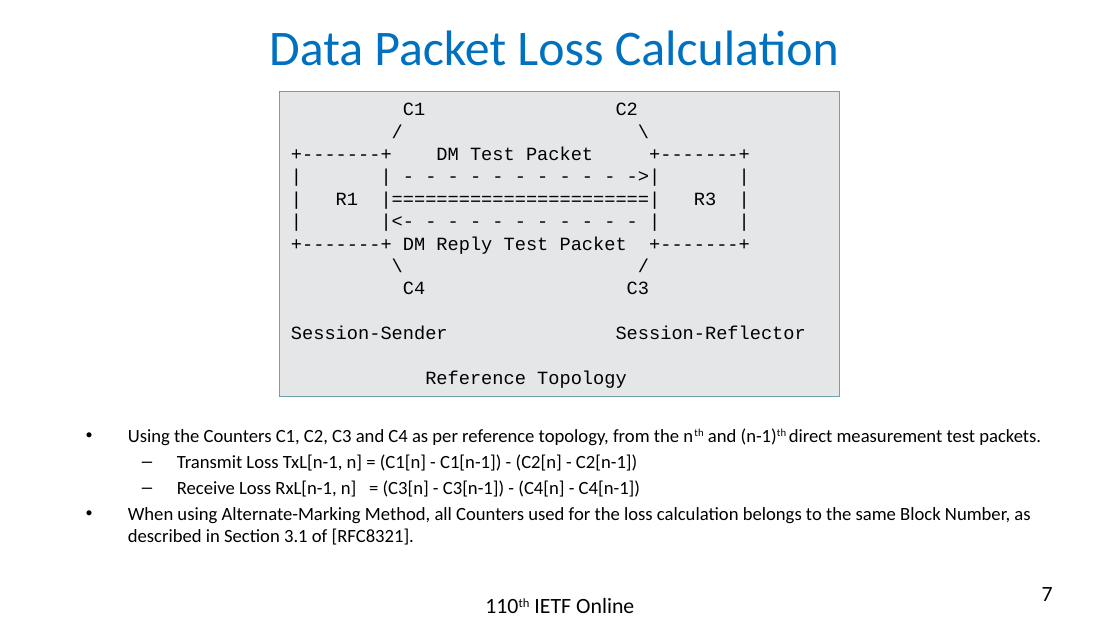
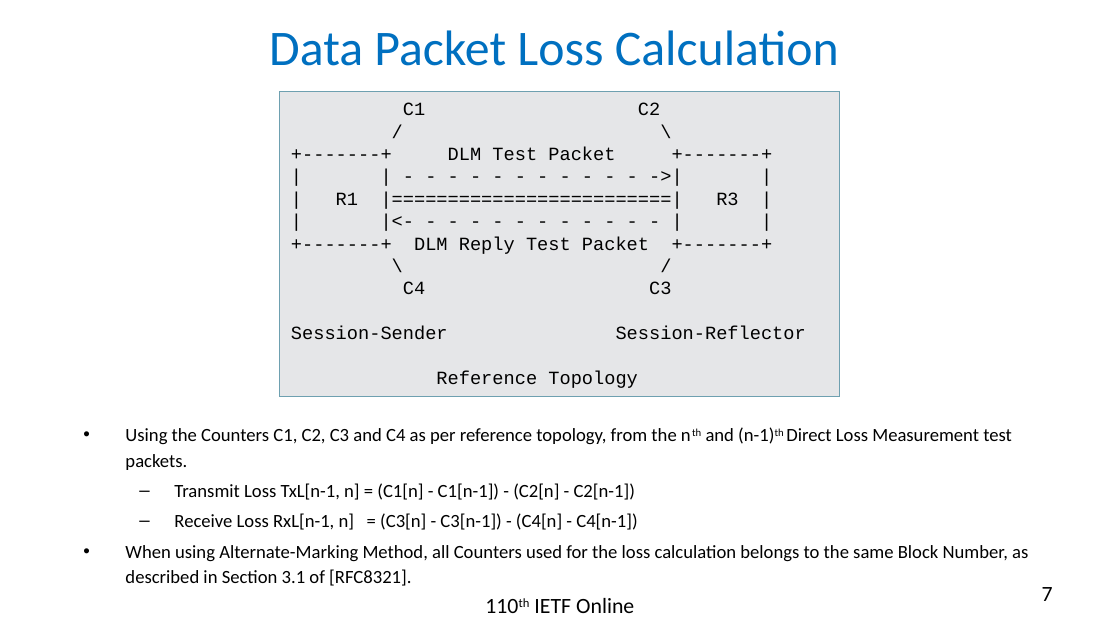
Before and after one commit to rakgandhi/ietf-slides, a slide deck: slide 7 of draft-gandhi-ippm-stamp-direct-loss-00.pptx. Drawn at 1120x630 pixels with LibreOffice and Linux fonts; fonts in the diff are those of the drawing. Boxes give left, top, right and bottom in pixels: in the first picture for what was removed or moved away, otherwise in the second. Text is boxed around its words. In the diff, an @@ line names an element or a change of style, - is before the commit and + after.

```diff
--- a/draft-gandhi-ippm-stamp-direct-loss-00.pptx
+++ b/draft-gandhi-ippm-stamp-direct-loss-00.pptx
@@ text in rectangle at (x1=336, y1=147, x2=738, y2=254): text changed @@
-+-------+ DM Test Packet +-------+
-| | - - - - - - - - - - ->| |
-| R1 |=======================| R3 |
-| |<- - - - - - - - - - - | |
-+-------+ DM Reply Test Packet +-------+
++-------+ DLM Test Packet +-------+
+| | - - - - - - - - - - - ->| |
+| R1 |=========================| R3 |
+| |<- - - - - - - - - - - - | |
++-------+ DLM Reply Test Packet +-------+
@@ text at (x1=125, y1=427, x2=1012, y2=470): text changed @@
-• Using the Counters C1, C2, C3 and C4 as per reference topology, from the nth and (n-1)th direct measurement test packets.
+• Using the Counters C1, C2, C3 and C4 as per reference topology, from the nth and (n-1)th Direct Loss Measurement test packets.
@@ text at (x1=125, y1=483, x2=1028, y2=586): line spacing 1 to 16.4pt @@
```
Also in this commit, not shown: 5 other slides changed, 1 other file.
